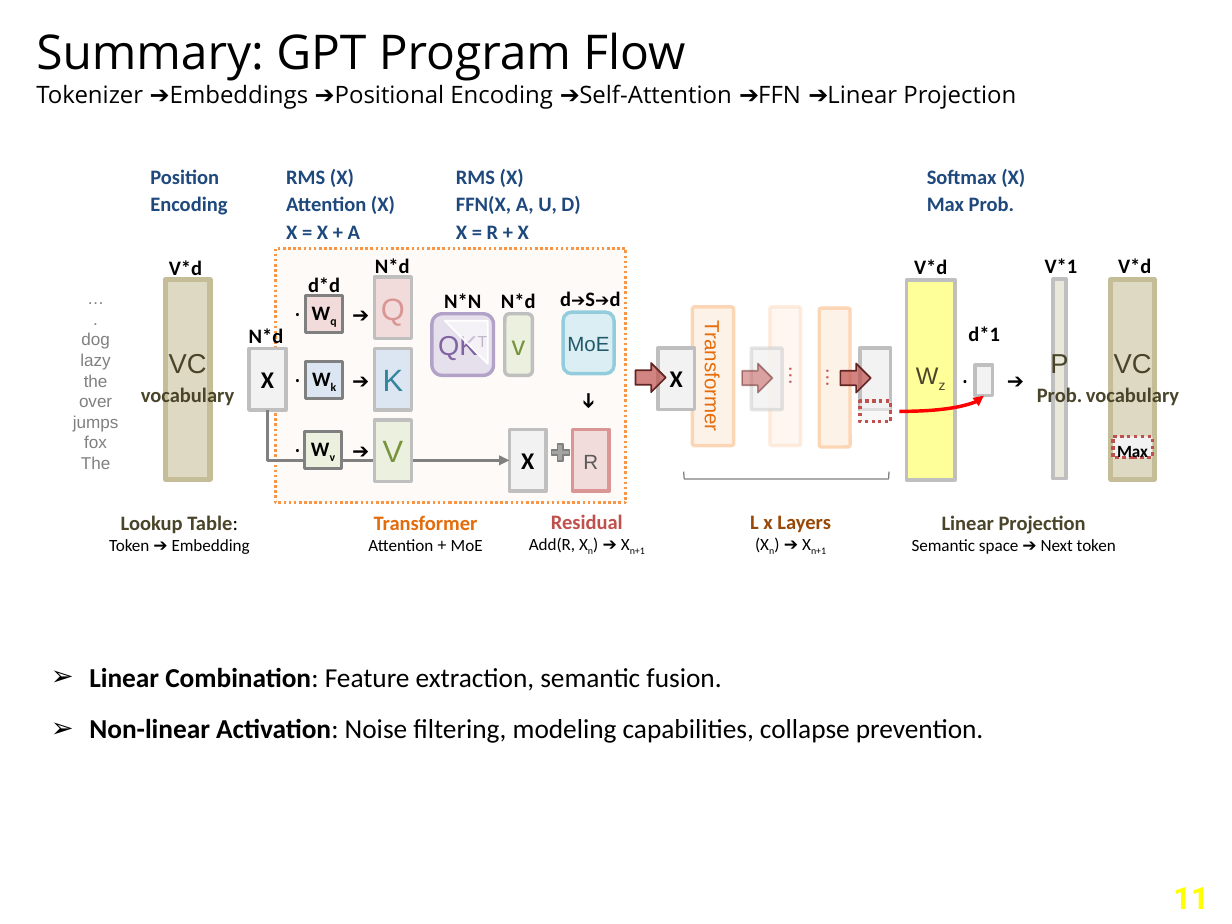
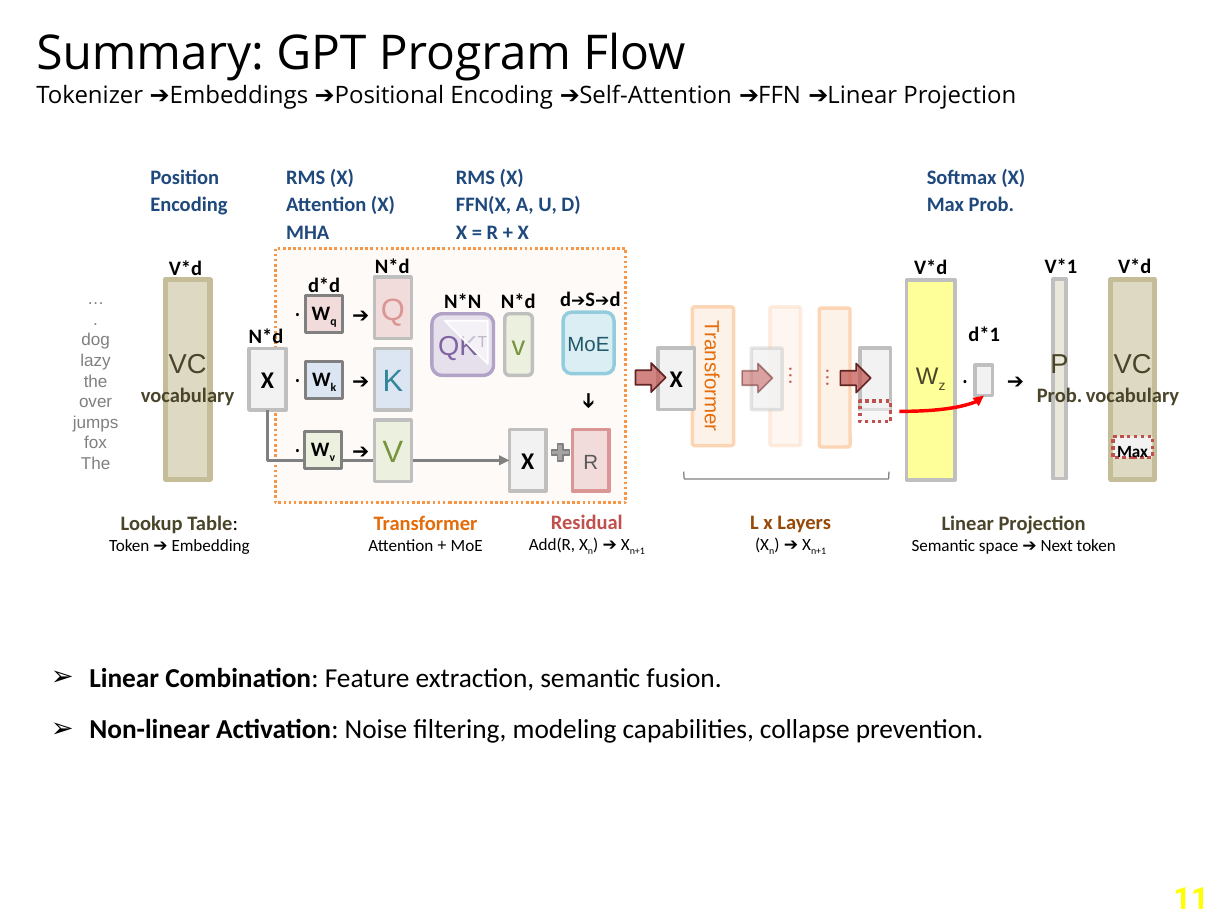
Before and after one commit to navibator/crazy-ai, a slide deck: slide 12 of gemma-v4.pptx. Drawn at 1232x924 pixels with LibreOffice and Linux fonts; fonts in the diff are those of the drawing; background and template pictures are left out. Boxes give left, top, right and bottom in pixels: in the first picture for what was removed or moved away, otherwise in the second. Text is boxed around its words. In the diff, an @@ line names an element or a change of style, - is before the commit and + after.

```diff
--- a/gemma-v4.pptx
+++ b/gemma-v4.pptx
@@ text at [286, 225, 329, 239]: text changed @@
-X = X + A
+MHA
```
Also in this commit, not shown: 5 other slides changed.
